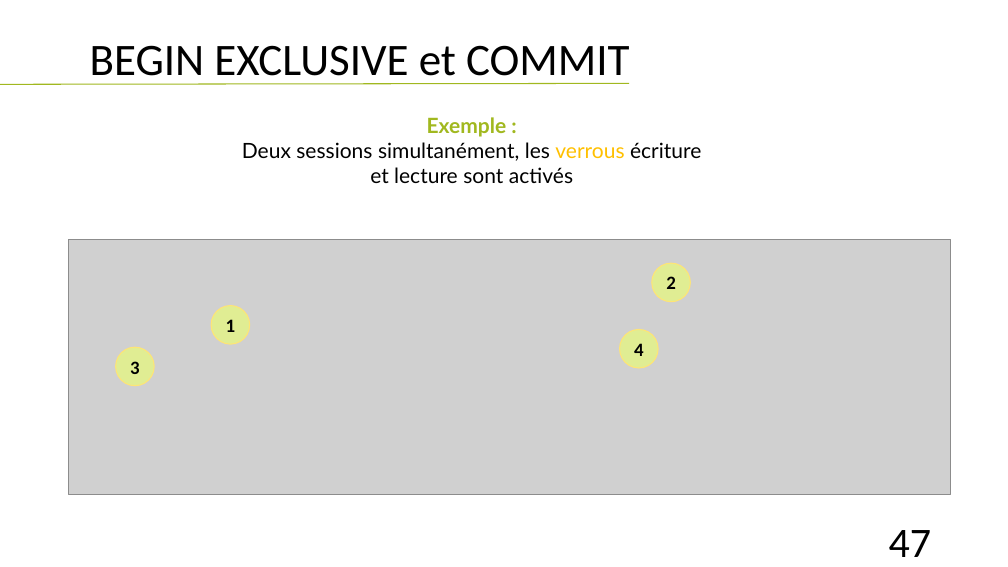
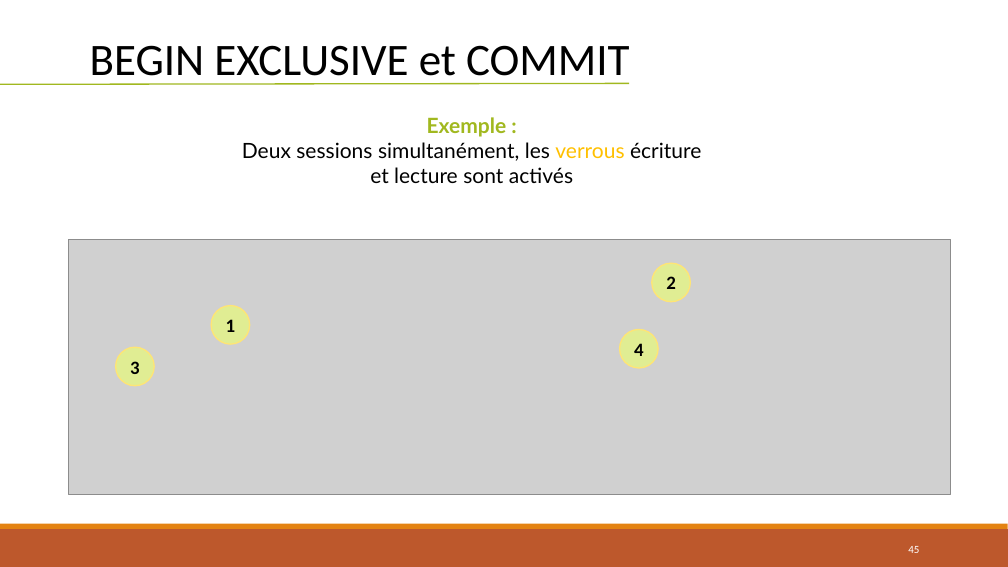
Before and after one commit to lahcenrahlaoui/Wingardium_Leviosaaaa, a slide deck: slide 45 of Presentation-projet-SQLite (1) - Copy.pptx (slide 47 before the commit). Drawn at 1008x567 pixels with LibreOffice and Linux fonts; fonts in the diff are those of the drawing; grey boxes stand for pictures. Boxes give left, top, right and bottom in pixels: in the first picture for what was removed or moved away, otherwise in the second. Text is boxed around its words. In the diff, an @@ line names an element or a change of style, - is before the commit and + after.

```diff
--- a/Presentation-projet-SQLite (1) - Copy.pptx
+++ b/Presentation-projet-SQLite (1) - Copy.pptx
@@ line (0, 85) - (629, 83): stroke #A1B81F 1 pt to #A1B81F 1.25 pt @@
@@ rectangle added at box(0, 529, 1008, 567), fill #BD582C @@
@@ rectangle added at box(0, 524, 1008, 529), fill #E48312 @@
@@ page number at box(908, 546, 919, 553): text changed; size 40 to 10.5 pt; text colour #000000 to #FFFFFF @@
-47
+45
```
Also in this commit, not shown: 47 other slides changed, 5 slides added, 7 slides removed.
